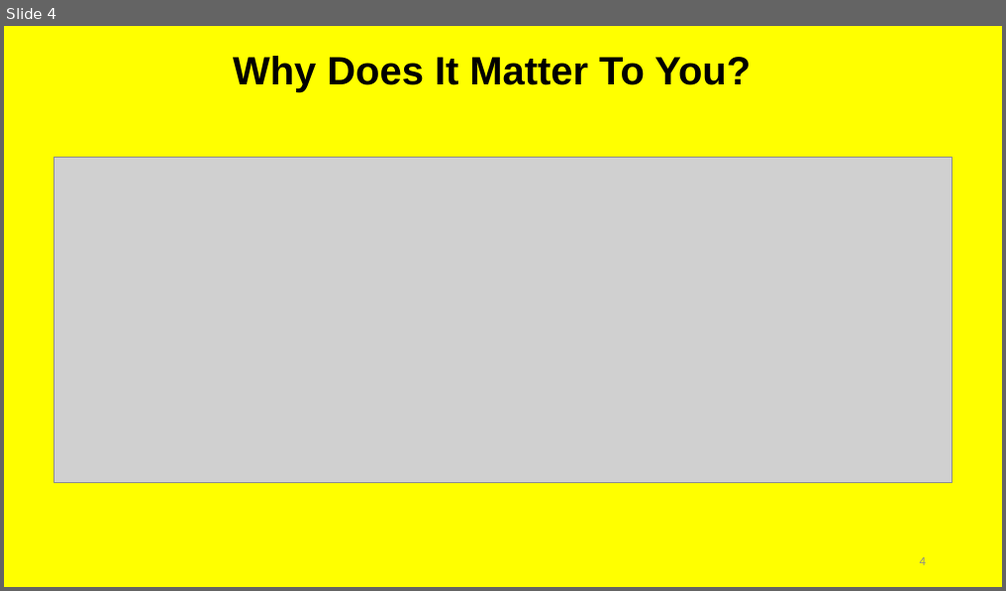
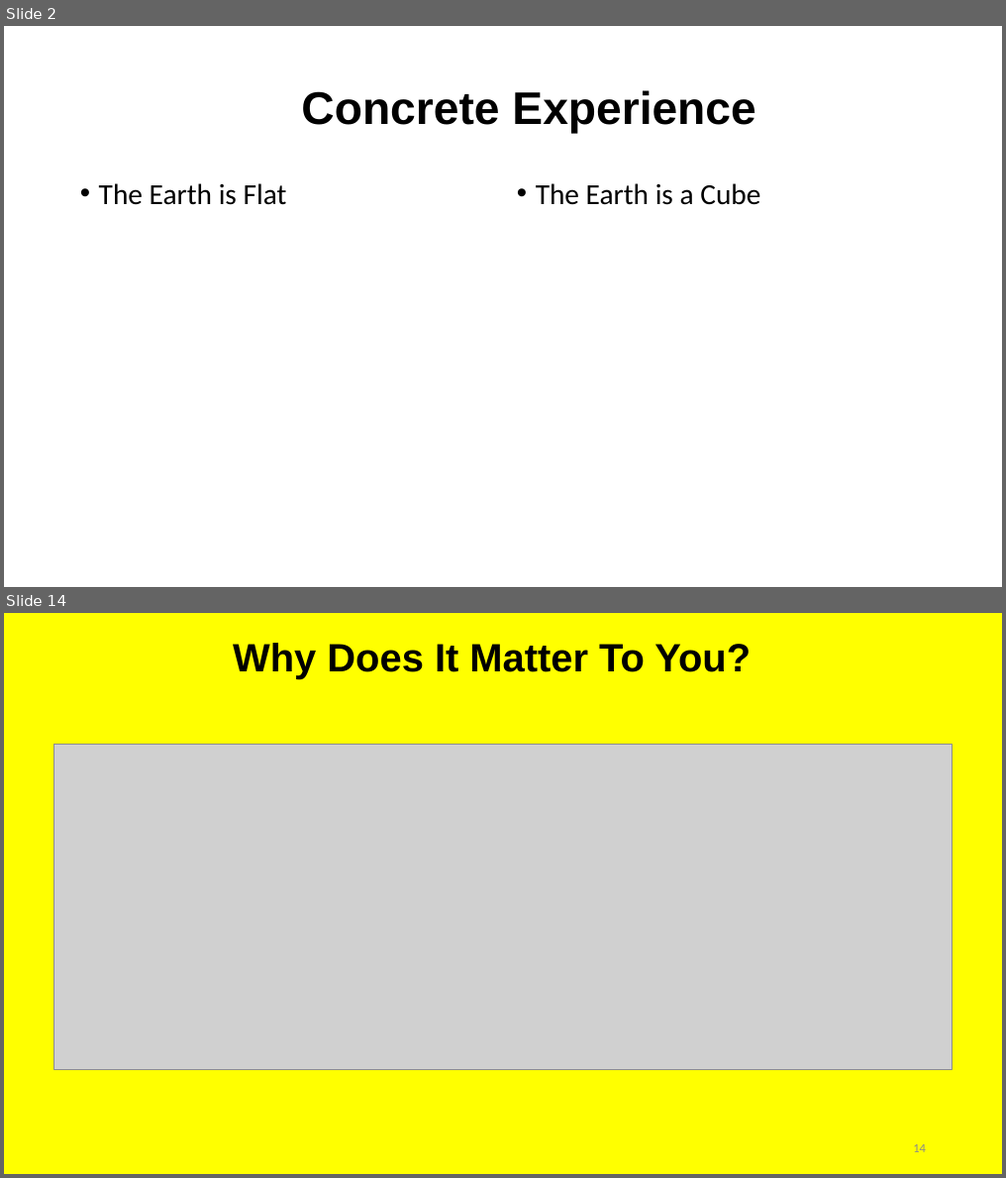
Before and after one commit to irregularchat/Counter_Malign_Information_Training, a slide deck: Counter_Malign_Information/4-Implement-For_Instructors/Lesson_Plans/Lesson_05-Identify_Malign_Information/Audio_Visual-Identify_Misinformation/Instructor-Lesson_Slide-Identify_Misinformation.pptx. Shown one above the other, each under a label of ours: slide 4 before the commit, slides 2 and 14 after it; the slides between them are not shown. The pictures are 1006x591 and 1006x1178 pixels, drawn with LibreOffice and Linux fonts; fonts in the diff are those of the drawing; grey boxes stand for pictures. Boxes give left, top, right and bottom in pixels: in the first picture for what was removed or moved away, otherwise in the second. Text is boxed around its words. In the diff, an @@ line names an element or a change of style, - is before the commit and + after.

```diff
--- a/Counter_Malign_Information/4-Implement-For_Instructors/Lesson_Plans/Lesson_05-Identify_Malign_Information/Audio_Visual-Identify_Misinformation/Instructor-Lesson_Slide-Identify_Misinformation.pptx
+++ b/Counter_Malign_Information/4-Implement-For_Instructors/Lesson_Plans/Lesson_05-Identify_Malign_Information/Audio_Visual-Identify_Misinformation/Instructor-Lesson_Slide-Identify_Misinformation.pptx
@@ slide 2 added at (x1=4, y1=26, x2=1002, y2=587), background #FFFFFF @@
@@ title added at (x1=301, y1=90, x2=755, y2=134), 44 pt, text #000000, bold @@
+Concrete Experience
@@ text added at (x1=99, y1=183, x2=287, y2=205), 28 pt, text #000000 @@
+• The Earth is Flat
@@ text added at (x1=536, y1=183, x2=760, y2=205), 28 pt, text #000000 @@
+• The Earth is a Cube
@@ what was slide 4 is now slide 14 @@
@@ page number at (x1=913, y1=1145, x2=926, y2=1153): text changed @@
-4
+14
```
Also in this commit, not shown: 1 slide changed, 11 other slides added, 2 slides removed, 1 other file.
